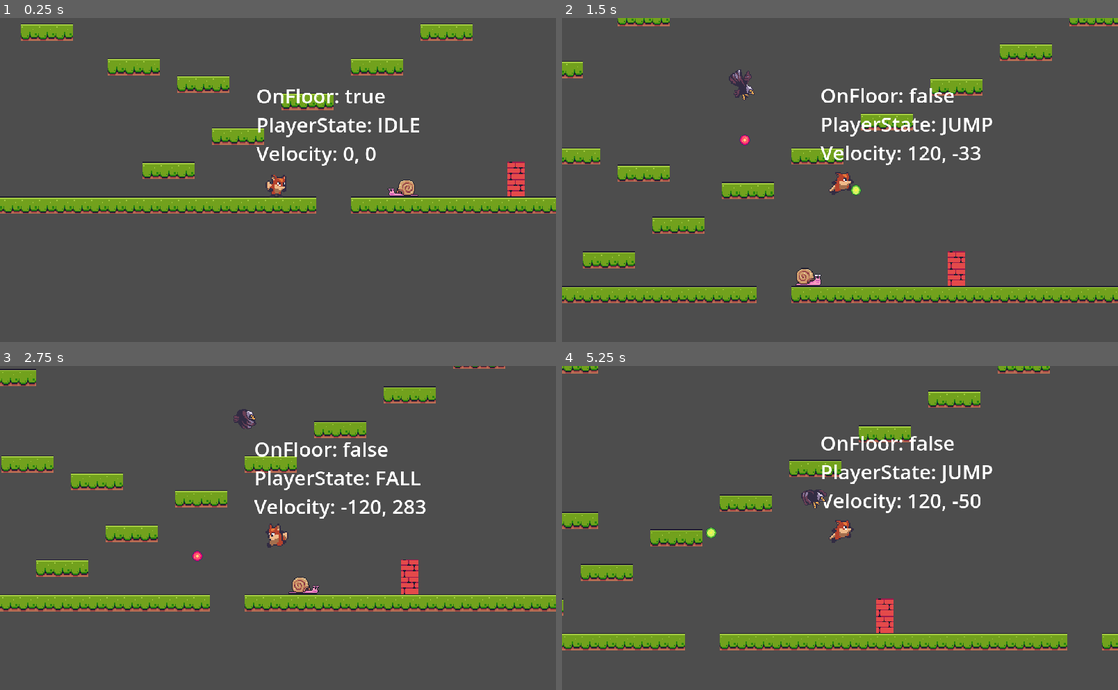
Above: before the commit, frames 1-4 (two rows, left to right).
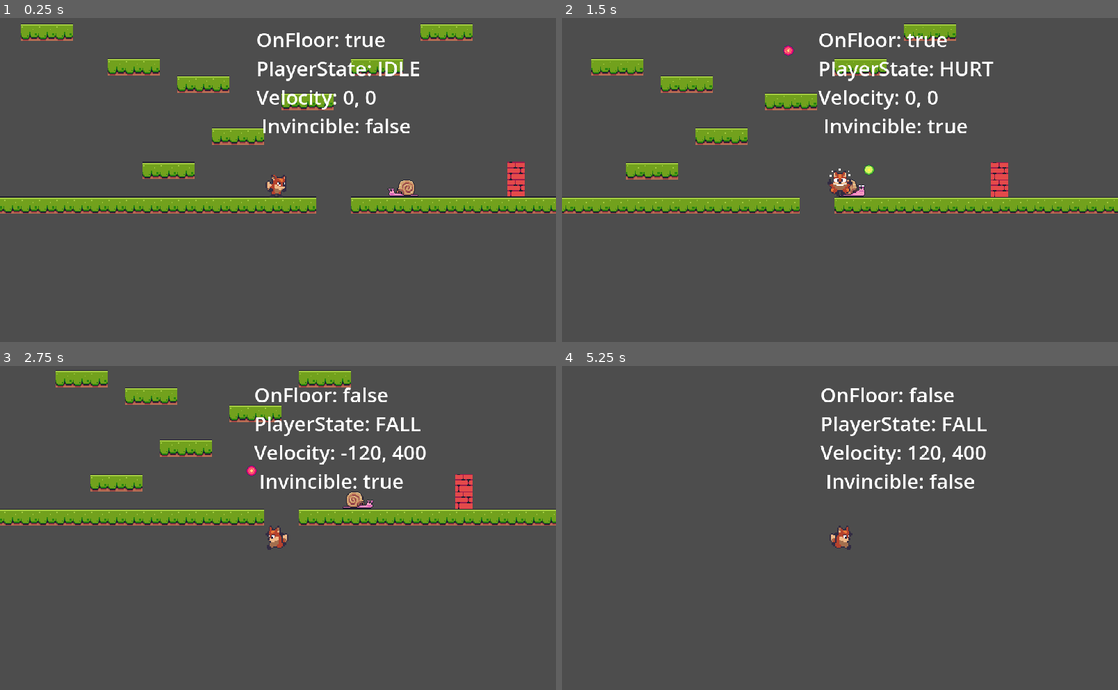
Above: after the commit, the same moments.

Repository: pawan-bilkhu/foxyAntics
Game: Godot game, scene res://level_base/level_base.tscn
Same seed, same stepped clock (60 frames per second), same inputs: the game is played once before the commit and once after it. The project has no main scene, so this scene is started directly.
Inputs:
- Up to frame 1 (0.25 s): no input
- Up to frame 2 (1.5 s): hold W (jump) 0.53-1.28 s; hold D (right) from 0.53 s (still down); tap Space (shoot) at 1.35 s
- Up to frame 3 (2.75 s): tap W (jump) at 1.52, 1.55, 1.82 s; release D (right) at 2.03 s; hold A (left) from 2.03 s (still down); hold W (jump) from 2.03 s (still down)
- Up to frame 4 (5.25 s): release A (left) at 2.78 s; release W (jump) at 2.78 s; hold D (right) 2.78-4.28 s; tap Space (shoot) at 2.85, 4.35 s; tap W (jump) at 3.02, 3.05, 3.32, 4.52, 4.55, 4.82 s; hold W (jump) 3.53-4.28 s; hold A (left) 4.28-5.03 s; hold D (right) from 5.03 s (still down); hold W (jump) from 5.03 s (still down)

The runs differ from the first frame. In frame 1, 2.5% of the frame differs, in the area x 46-76%, y 4-46%; in frame 2, 22%, in the area x 0-100%, y 0-89%; in frame 3, 21%; in frame 4, 12%.

Commit message:
Added pick up items that generate upon an enemy being destroyed, added hurt state for player

Diff:
--- a/enemies/enemy_base/enemy_base.gd
+++ b/enemies/enemy_base/enemy_base.gd
@@ -39,7 +39,8 @@
 
 	_is_dead = true
 	SignalManager.on_enemy_hit.emit(points, global_position)
-	ObjectGenerator.create_explosion(global_position)
+	ObjectGenerator.create_simple_scene(global_position, ObjectGenerator.SCENE_KEY.EXPLOSION)
+	ObjectGenerator.create_simple_scene(global_position, ObjectGenerator.SCENE_KEY.FRUIT_PICK_UP)
 	set_physics_process(false)
 	hide()
 	queue_free()
--- /dev/null
+++ b/fruit_pick_up/fruit_pick_up.gd
@@ -0,0 +1,45 @@
+extends Area2D
+
+@onready var animated_sprite_2d = $AnimatedSprite2D
+
+const FRUITS: Array = ["banana", "cherry", "kiwi", "melon"]
+const GRAVITY: float = 160
+const JUMP_VELOCITY: float = -80.0
+const POINTS: int = 2
+
+var _starting_position_y: float
+var _velocity_y: float = JUMP_VELOCITY
+var _is_stopped: bool = false
+
+# Called when the node enters the scene tree for the first time.
+func _ready():
+	_starting_position_y = global_position.y
+	animated_sprite_2d.play(FRUITS.pick_random())
+
+
+# Called every frame. 'delta' is the elapsed time since the previous frame.
+func _process(delta):
+	if _is_stopped:
+		return
+
+	position.y += _velocity_y * delta
+	_velocity_y += GRAVITY * delta
+
+	if global_position.y > _starting_position_y:
+		_is_stopped = true
+
+
+func destroy() -> void:
+	set_process(false)
+	hide()
+	queue_free()
+
+
+func _on_life_span_timer_timeout():
+	destroy()
+
+
+func _on_area_entered(area):
+	print("Got fruit pick up")
+	SignalManager.on_fruit_pick_up_hit.emit(POINTS)
+	destroy()
--- /dev/null
+++ b/fruit_pick_up/fruit_pick_up.tscn
@@ -0,0 +1,531 @@
+[gd_scene load_steps=76 format=3 uid="uid://c4e4atplntjxv"]
+
+[ext_resource type="Script" path="res://fruit_pick_up/fruit_pick_up.gd" id="1_2xl23"]
+[ext_resource type="Texture2D" uid="uid://c602pvya5tjes" path="res://assets/items/Bananas.png" id="1_hghkn"]
+[ext_resource type="Texture2D" uid="uid://c0tttb3p00k4i" path="res://assets/items/Cherries.png" id="2_drs20"]
+[ext_resource type="Texture2D" uid="uid://dsjoq2wmp3w88" path="res://assets/items/Kiwi.png" id="3_0ysp2"]
+[ext_resource type="Texture2D" uid="uid://737ukl1eiisq" path="res://assets/items/Melon.png" id="4_8nepc"]
+
+[sub_resource type="AtlasTexture" id="AtlasTexture_edcie"]
+atlas = ExtResource("1_hghkn")
+region = Rect2(0, 0, 32, 32)
+
+[sub_resource type="AtlasTexture" id="AtlasTexture_jb7hn"]
+atlas = ExtResource("1_hghkn")
+region = Rect2(32, 0, 32, 32)
+
+[sub_resource type="AtlasTexture" id="AtlasTexture_dfcdp"]
+atlas = ExtResource("1_hghkn")
+region = Rect2(64, 0, 32, 32)
+
+[sub_resource type="AtlasTexture" id="AtlasTexture_ofixe"]
+atlas = ExtResource("1_hghkn")
+region = Rect2(96, 0, 32, 32)
+
+[sub_resource type="AtlasTexture" id="AtlasTexture_tdeut"]
+atlas = ExtResource("1_hghkn")
+region = Rect2(128, 0, 32, 32)
+
+[sub_resource type="AtlasTexture" id="AtlasTexture_n0k4b"]
+atlas = ExtResource("1_hghkn")
+region = Rect2(160, 0, 32, 32)
+
+[sub_resource type="AtlasTexture" id="AtlasTexture_73r5h"]
+atlas = ExtResource("1_hghkn")
+region = Rect2(192, 0, 32, 32)
+
+[sub_resource type="AtlasTexture" id="AtlasTexture_iy3dv"]
+atlas = ExtResource("1_hghkn")
+region = Rect2(224, 0, 32, 32)
+
+[sub_resource type="AtlasTexture" id="AtlasTexture_sjsmk"]
+atlas = ExtResource("1_hghkn")
+region = Rect2(256, 0, 32, 32)
+
+[sub_resource type="AtlasTexture" id="AtlasTexture_3vwwu"]
+atlas = ExtResource("1_hghkn")
+region = Rect2(288, 0, 32, 32)
+
+[sub_resource type="AtlasTexture" id="AtlasTexture_tvtcb"]
+atlas = ExtResource("1_hghkn")
+region = Rect2(320, 0, 32, 32)
+
+[sub_resource type="AtlasTexture" id="AtlasTexture_6aykl"]
+atlas = ExtResource("1_hghkn")
+region = Rect2(352, 0, 32, 32)
+
+[sub_resource type="AtlasTexture" id="AtlasTexture_ks1au"]
+atlas = ExtResource("1_hghkn")
+region = Rect2(384, 0, 32, 32)
+
+[sub_resource type="AtlasTexture" id="AtlasTexture_kxmpo"]
+atlas = ExtResource("1_hghkn")
+region = Rect2(416, 0, 32, 32)
+
+[sub_resource type="AtlasTexture" id="AtlasTexture_0ido5"]
+atlas = ExtResource("1_hghkn")
+region = Rect2(448, 0, 32, 32)
+
+[sub_resource type="AtlasTexture" id="AtlasTexture_hggqe"]
+atlas = ExtResource("1_hghkn")
+region = Rect2(480, 0, 32, 32)
+
+[sub_resource type="AtlasTexture" id="AtlasTexture_2jgjr"]
+atlas = ExtResource("1_hghkn")
+region = Rect2(512, 0, 32, 32)
+
+[sub_resource type="AtlasTexture" id="AtlasTexture_fa5bi"]
+atlas = ExtResource("2_drs20")
+region = Rect2(0, 0, 32, 32)
+
+[sub_resource type="AtlasTexture" id="AtlasTexture_mo5mo"]
+atlas = ExtResource("2_drs20")
+region = Rect2(32, 0, 32, 32)
+
+[sub_resource type="AtlasTexture" id="AtlasTexture_q8nqk"]
+atlas = ExtResource("2_drs20")
+region = Rect2(64, 0, 32, 32)
+
+[sub_resource type="AtlasTexture" id="AtlasTexture_sxuvq"]
+atlas = ExtResource("2_drs20")
+region = Rect2(96, 0, 32, 32)
+
+[sub_resource type="AtlasTexture" id="AtlasTexture_0wlky"]
+atlas = ExtResource("2_drs20")
+region = Rect2(128, 0, 32, 32)
+
+[sub_resource type="AtlasTexture" id="AtlasTexture_ocdxn"]
+atlas = ExtResource("2_drs20")
+region = Rect2(160, 0, 32, 32)
+
+[sub_resource type="AtlasTexture" id="AtlasTexture_iqp6e"]
+atlas = ExtResource("2_drs20")
+region = Rect2(192, 0, 32, 32)
+
+[sub_resource type="AtlasTexture" id="AtlasTexture_qeye8"]
+atlas = ExtResource("2_drs20")
+region = Rect2(224, 0, 32, 32)
+
+[sub_resource type="AtlasTexture" id="AtlasTexture_dt58p"]
+atlas = ExtResource("2_drs20")
+region = Rect2(256, 0, 32, 32)
+
+[sub_resource type="AtlasTexture" id="AtlasTexture_qjgb4"]
+atlas = ExtResource("2_drs20")
+region = Rect2(288, 0, 32, 32)
+
+[sub_resource type="AtlasTexture" id="AtlasTexture_ad2od"]
+atlas = ExtResource("2_drs20")
+region = Rect2(320, 0, 32, 32)
+
+[sub_resource type="AtlasTexture" id="AtlasTexture_y02ru"]
+atlas = ExtResource("2_drs20")
+region = Rect2(352, 0, 32, 32)
+
+[sub_resource type="AtlasTexture" id="AtlasTexture_07vq2"]
+atlas = ExtResource("2_drs20")
+region = Rect2(384, 0, 32, 32)
+
+[sub_resource type="AtlasTexture" id="AtlasTexture_lspy1"]
+atlas = ExtResource("2_drs20")
+region = Rect2(416, 0, 32, 32)
+
+[sub_resource type="AtlasTexture" id="AtlasTexture_vwjjp"]
+atlas = ExtResource("2_drs20")
+region = Rect2(448, 0, 32, 32)
+
+[sub_resource type="AtlasTexture" id="AtlasTexture_wnp5y"]
+atlas = ExtResource("2_drs20")
+region = Rect2(480, 0, 32, 32)
+
+[sub_resource type="AtlasTexture" id="AtlasTexture_3wws1"]
+atlas = ExtResource("2_drs20")
+region = Rect2(512, 0, 32, 32)
+
+[sub_resource type="AtlasTexture" id="AtlasTexture_cilmp"]
+atlas = ExtResource("3_0ysp2")
+region = Rect2(0, 0, 32, 32)
+
+[sub_resource type="AtlasTexture" id="AtlasTexture_xqwfu"]
+atlas = ExtResource("3_0ysp2")
+region = Rect2(32, 0, 32, 32)
+
+[sub_resource type="AtlasTexture" id="AtlasTexture_qur1i"]
+atlas = ExtResource("3_0ysp2")
+region = Rect2(64, 0, 32, 32)
+
+[sub_resource type="AtlasTexture" id="AtlasTexture_1u1kf"]
+atlas = ExtResource("3_0ysp2")
+region = Rect2(96, 0, 32, 32)
+
+[sub_resource type="AtlasTexture" id="AtlasTexture_do3r0"]
+atlas = ExtResource("3_0ysp2")
+region = Rect2(128, 0, 32, 32)
+
+[sub_resource type="AtlasTexture" id="AtlasTexture_sk4yw"]
+atlas = ExtResource("3_0ysp2")
+region = Rect2(160, 0, 32, 32)
+
+[sub_resource type="AtlasTexture" id="AtlasTexture_bt1tr"]
+atlas = ExtResource("3_0ysp2")
+region = Rect2(192, 0, 32, 32)
+
+[sub_resource type="AtlasTexture" id="AtlasTexture_8vs6j"]
+atlas = ExtResource("3_0ysp2")
+region = Rect2(224, 0, 32, 32)
+
+[sub_resource type="AtlasTexture" id="AtlasTexture_4qqbd"]
+atlas = ExtResource("3_0ysp2")
+region = Rect2(256, 0, 32, 32)
+
+[sub_resource type="AtlasTexture" id="AtlasTexture_5ryay"]
+atlas = ExtResource("3_0ysp2")
+region = Rect2(288, 0, 32, 32)
+
+[sub_resource type="AtlasTexture" id="AtlasTexture_qk7wr"]
+atlas = ExtResource("3_0ysp2")
+region = Rect2(320, 0, 32, 32)
+
+[sub_resource type="AtlasTexture" id="AtlasTexture_18qqo"]
+atlas = ExtResource("3_0ysp2")
+region = Rect2(352, 0, 32, 32)
+
+[sub_resource type="AtlasTexture" id="AtlasTexture_4043d"]
+atlas = ExtResource("3_0ysp2")
+region = Rect2(384, 0, 32, 32)
+
+[sub_resource type="AtlasTexture" id="AtlasTexture_lkqym"]
+atlas = ExtResource("3_0ysp2")
+region = Rect2(416, 0, 32, 32)
+
+[sub_resource type="AtlasTexture" id="AtlasTexture_hrfp0"]
+atlas = ExtResource("3_0ysp2")
+region = Rect2(448, 0, 32, 32)
+
+[sub_resource type="AtlasTexture" id="AtlasTexture_84vqw"]
+atlas = ExtResource("3_0ysp2")
+region = Rect2(480, 0, 32, 32)
+
+[sub_resource type="AtlasTexture" id="AtlasTexture_dqu1u"]
+atlas = ExtResource("3_0ysp2")
+region = Rect2(512, 0, 32, 32)
+
+[sub_resource type="AtlasTexture" id="AtlasTexture_568yy"]
+atlas = ExtResource("4_8nepc")
+region = Rect2(0, 0, 32, 32)
+
+[sub_resource type="AtlasTexture" id="AtlasTexture_nvjas"]
+atlas = ExtResource("4_8nepc")
+region = Rect2(32, 0, 32, 32)
+
+[sub_resource type="AtlasTexture" id="AtlasTexture_okd46"]
+atlas = ExtResource("4_8nepc")
+region = Rect2(64, 0, 32, 32)
+
+[sub_resource type="AtlasTexture" id="AtlasTexture_nce7n"]
+atlas = ExtResource("4_8nepc")
+region = Rect2(96, 0, 32, 32)
+
+[sub_resource type="AtlasTexture" id="AtlasTexture_v0nec"]
+atlas = ExtResource("4_8nepc")
+region = Rect2(128, 0, 32, 32)
+
+[sub_resource type="AtlasTexture" id="AtlasTexture_mrtkp"]
+atlas = ExtResource("4_8nepc")
+region = Rect2(160, 0, 32, 32)
+
+[sub_resource type="AtlasTexture" id="AtlasTexture_x77em"]
+atlas = ExtResource("4_8nepc")
+region = Rect2(192, 0, 32, 32)
+
+[sub_resource type="AtlasTexture" id="AtlasTexture_va2yo"]
+atlas = ExtResource("4_8nepc")
+region = Rect2(224, 0, 32, 32)
+
+[sub_resource type="AtlasTexture" id="AtlasTexture_arufb"]
+atlas = ExtResource("4_8nepc")
+region = Rect2(256, 0, 32, 32)
+
+[sub_resource type="AtlasTexture" id="AtlasTexture_tsham"]
+atlas = ExtResource("4_8nepc")
+region = Rect2(288, 0, 32, 32)
+
+[sub_resource type="AtlasTexture" id="AtlasTexture_yppu8"]
+atlas = ExtResource("4_8nepc")
+region = Rect2(320, 0, 32, 32)
+
+[sub_resource type="AtlasTexture" id="AtlasTexture_8oprb"]
+atlas = ExtResource("4_8nepc")
+region = Rect2(352, 0, 32, 32)
+
+[sub_resource type="AtlasTexture" id="AtlasTexture_syokp"]
+atlas = ExtResource("4_8nepc")
+region = Rect2(384, 0, 32, 32)
+
+[sub_resource type="AtlasTexture" id="AtlasTexture_6otyv"]
+atlas = ExtResource("4_8nepc")
+region = Rect2(416, 0, 32, 32)
+
+[sub_resource type="AtlasTexture" id="AtlasTexture_e7rp6"]
+atlas = ExtResource("4_8nepc")
+region = Rect2(448, 0, 32, 32)
+
+[sub_resource type="AtlasTexture" id="AtlasTexture_36lym"]
+atlas = ExtResource("4_8nepc")
+region = Rect2(480, 0, 32, 32)
+
+[sub_resource type="AtlasTexture" id="AtlasTexture_8lfo7"]
+atlas = ExtResource("4_8nepc")
+region = Rect2(512, 0, 32, 32)
+
+[sub_resource type="SpriteFrames" id="SpriteFrames_weyg4"]
+animations = [{
+"frames": [{
+"duration": 1.0,
+"texture": SubResource("AtlasTexture_edcie")
+}, {
+"duration": 1.0,
+"texture": SubResource("AtlasTexture_jb7hn")
+}, {
+"duration": 1.0,
+"texture": SubResource("AtlasTexture_dfcdp")
+}, {
+"duration": 1.0,
+"texture": SubResource("AtlasTexture_ofixe")
+}, {
+"duration": 1.0,
+"texture": SubResource("AtlasTexture_tdeut")
+}, {
+"duration": 1.0,
+"texture": SubResource("AtlasTexture_n0k4b")
+}, {
+"duration": 1.0,
+"texture": SubResource("AtlasTexture_73r5h")
+}, {
+"duration": 1.0,
+"texture": SubResource("AtlasTexture_iy3dv")
+}, {
+"duration": 1.0,
+"texture": SubResource("AtlasTexture_sjsmk")
+}, {
+"duration": 1.0,
+"texture": SubResource("AtlasTexture_3vwwu")
+}, {
+"duration": 1.0,
+"texture": SubResource("AtlasTexture_tvtcb")
+}, {
+"duration": 1.0,
+"texture": SubResource("AtlasTexture_6aykl")
+}, {
+"duration": 1.0,
+"texture": SubResource("AtlasTexture_ks1au")
+}, {
+"duration": 1.0,
+"texture": SubResource("AtlasTexture_kxmpo")
+}, {
+"duration": 1.0,
+"texture": SubResource("AtlasTexture_0ido5")
+}, {
+"duration": 1.0,
+"texture": SubResource("AtlasTexture_hggqe")
+}, {
+"duration": 1.0,
+"texture": SubResource("AtlasTexture_2jgjr")
+}],
+"loop": true,
+"name": &"banana",
+"speed": 16.0
+}, {
+"frames": [{
+"duration": 1.0,
+"texture": SubResource("AtlasTexture_fa5bi")
+}, {
+"duration": 1.0,
+"texture": SubResource("AtlasTexture_mo5mo")
+}, {
+"duration": 1.0,
+"texture": SubResource("AtlasTexture_q8nqk")
+}, {
+"duration": 1.0,
+"texture": SubResource("AtlasTexture_sxuvq")
+}, {
+"duration": 1.0,
+"texture": SubResource("AtlasTexture_0wlky")
+}, {
+"duration": 1.0,
+"texture": SubResource("AtlasTexture_ocdxn")
+}, {
+"duration": 1.0,
+"texture": SubResource("AtlasTexture_iqp6e")
+}, {
+"duration": 1.0,
+"texture": SubResource("AtlasTexture_qeye8")
+}, {
+"duration": 1.0,
+"texture": SubResource("AtlasTexture_dt58p")
+}, {
+"duration": 1.0,
+"texture": SubResource("AtlasTexture_qjgb4")
+}, {
+"duration": 1.0,
+"texture": SubResource("AtlasTexture_ad2od")
+}, {
+"duration": 1.0,
+"texture": SubResource("AtlasTexture_y02ru")
+}, {
+"duration": 1.0,
+"texture": SubResource("AtlasTexture_07vq2")
+}, {
+"duration": 1.0,
+"texture": SubResource("AtlasTexture_lspy1")
+}, {
+"duration": 1.0,
+"texture": SubResource("AtlasTexture_vwjjp")
+}, {
+"duration": 1.0,
+"texture": SubResource("AtlasTexture_wnp5y")
+}, {
+"duration": 1.0,
+"texture": SubResource("AtlasTexture_3wws1")
+}],
+"loop": true,
+"name": &"cherry",
+"speed": 16.0
+}, {
+"frames": [{
+"duration": 1.0,
+"texture": SubResource("AtlasTexture_cilmp")
+}, {
+"duration": 1.0,
+"texture": SubResource("AtlasTexture_xqwfu")
+}, {
+"duration": 1.0,
+"texture": SubResource("AtlasTexture_qur1i")
+}, {
+"duration": 1.0,
+"texture": SubResource("AtlasTexture_1u1kf")
+}, {
+"duration": 1.0,
+"texture": SubResource("AtlasTexture_do3r0")
+}, {
+"duration": 1.0,
+"texture": SubResource("AtlasTexture_sk4yw")
+}, {
+"duration": 1.0,
+"texture": SubResource("AtlasTexture_bt1tr")
+}, {
+"duration": 1.0,
+"texture": SubResource("AtlasTexture_8vs6j")
+}, {
+"duration": 1.0,
+"texture": SubResource("AtlasTexture_4qqbd")
+}, {
+"duration": 1.0,
+"texture": SubResource("AtlasTexture_5ryay")
+}, {
+"duration": 1.0,
+"texture": SubResource("AtlasTexture_qk7wr")
+}, {
+"duration": 1.0,
+"texture": SubResource("AtlasTexture_18qqo")
+}, {
+"duration": 1.0,
+"texture": SubResource("AtlasTexture_4043d")
+}, {
+"duration": 1.0,
+"texture": SubResource("AtlasTexture_lkqym")
+}, {
+"duration": 1.0,
+"texture": SubResource("AtlasTexture_hrfp0")
+}, {
+"duration": 1.0,
+"texture": SubResource("AtlasTexture_84vqw")
+}, {
+"duration": 1.0,
+"texture": SubResource("AtlasTexture_dqu1u")
+}],
+"loop": true,
+"name": &"kiwi",
+"speed": 16.0
+}, {
+"frames": [{
+"duration": 1.0,
+"texture": SubResource("AtlasTexture_568yy")
+}, {
+"duration": 1.0,
+"texture": SubResource("AtlasTexture_nvjas")
+}, {
+"duration": 1.0,
+"texture": SubResource("AtlasTexture_okd46")
+}, {
+"duration": 1.0,
+"texture": SubResource("AtlasTexture_nce7n")
+}, {
+"duration": 1.0,
+"texture": SubResource("AtlasTexture_v0nec")
+}, {
+"duration": 1.0,
+"texture": SubResource("AtlasTexture_mrtkp")
+}, {
+"duration": 1.0,
+"texture": SubResource("AtlasTexture_x77em")
+}, {
+"duration": 1.0,
+"texture": SubResource("AtlasTexture_va2yo")
+}, {
+"duration": 1.0,
+"texture": SubResource("AtlasTexture_arufb")
+}, {
+"duration": 1.0,
+"texture": SubResource("AtlasTexture_tsham")
+}, {
+"duration": 1.0,
+"texture": SubResource("AtlasTexture_yppu8")
+}, {
+"duration": 1.0,
+"texture": SubResource("AtlasTexture_8oprb")
+}, {
+"duration": 1.0,
+"texture": SubResource("AtlasTexture_syokp")
+}, {
+"duration": 1.0,
+"texture": SubResource("AtlasTexture_6otyv")
+}, {
+"duration": 1.0,
+"texture": SubResource("AtlasTexture_e7rp6")
+}, {
+"duration": 1.0,
+"texture": SubResource("AtlasTexture_36lym")
+}, {
+"duration": 1.0,
+"texture": SubResource("AtlasTexture_8lfo7")
+}],
+"loop": true,
+"name": &"melon",
+"speed": 16.0
+}]
+
+[sub_resource type="CircleShape2D" id="CircleShape2D_tljxy"]
+radius = 7.07107
+
+[node name="FruitPickUp" type="Area2D"]
+collision_layer = 0
+collision_mask = 2
+script = ExtResource("1_2xl23")
+
+[node name="AnimatedSprite2D" type="AnimatedSprite2D" parent="."]
+sprite_frames = SubResource("SpriteFrames_weyg4")
+animation = &"banana"
+frame = 5
+frame_progress = 0.934977
+
+[node name="CollisionShape2D" type="CollisionShape2D" parent="."]
+shape = SubResource("CircleShape2D_tljxy")
+
+[node name="LifeSpanTimer" type="Timer" parent="."]
+wait_time = 4.0
+one_shot = true
+autostart = true
+
+[connection signal="area_entered" from="." to="." method="_on_area_entered"]
+[connection signal="timeout" from="LifeSpanTimer" to="." method="_on_life_span_timer_timeout"]
--- a/player/player.gd
+++ b/player/player.gd
@@ -7,17 +7,22 @@
 @onready var debug_label = $DebugLabel
 @onready var sprite_2d = $Sprite2D
 @onready var animation_player = $AnimationPlayer
+@onready var animation_player_invincible = $AnimationPlayerInvincible
+@onready var invincible_timer = $InvincibleTimer
+@onready var hurt_timer = $HurtTimer
+
 
 
 const GRAVITY: float = 1000.0
 const RUN_SPEED: float = 120.0
 const MAX_JUMP_VELOCITY: float = 400.0
-const HURT_DURATION: float = 0.3
 const JUMP_VELOCITY: float = -400.0
+const HURT_JUMP_VELOCITY: Vector2 = Vector2(0, -150.0)
 
 enum PLAYER_STATE { IDLE, RUN, JUMP, FALL, HURT}
 
 var _state: PLAYER_STATE = PLAYER_STATE.IDLE
+var _is_invincible: bool = false
 
 # Called when the node enters the scene tree for the first time.
 func _ready():
@@ -39,11 +44,12 @@
 		shoot()
 
 func update_debug_label() -> void:
-	debug_label.text = "OnFloor: %s \nPlayerState: %s \nVelocity: %.0f, %.0f " % [
+	debug_label.text = "OnFloor: %s \nPlayerState: %s \nVelocity: %.0f, %.0f\n Invincible: %s " % [
 		is_on_floor(),
 		PLAYER_STATE.keys()[_state],
 		velocity.x,
 		velocity.y,
+		_is_invincible,
 	]
 
 
@@ -55,6 +61,10 @@
 
 
 func get_input() -> void:
+	if _state == PLAYER_STATE.HURT:
+		return
+
+
 	velocity.x = 0
 	if Input.is_action_pressed("left"):
 		velocity.x = -RUN_SPEED
@@ -62,7 +72,7 @@
 	elif Input.is_action_pressed("right"):
 		velocity.x = RUN_SPEED
 		sprite_2d.flip_h = false
-	if Input.is_action_pressed("jump") and is_on_floor():
+	if Input.is_action_just_pressed("jump") and is_on_floor():
 		velocity.y = JUMP_VELOCITY
 		SoundManager.play_clip(sound_player, SoundManager.SOUND_JUMP)
 
@@ -83,6 +93,7 @@
 			set_state(PLAYER_STATE.FALL)
 		else:
 			set_state(PLAYER_STATE.JUMP)
+
 
 func set_state(new_state: PLAYER_STATE) -> void:
 	if new_state == _state:
@@ -106,5 +117,37 @@
 
 
 
+func activate_invincibility() -> void:
+	_is_invincible = true
+	animation_player_invincible.play("invincible")
+	invincible_timer.start()
+
+
+func apply_hit_jump() -> void:
+	set_state(PLAYER_STATE.HURT)
+	animation_player.play("hurt")
+	velocity = HURT_JUMP_VELOCITY
+	hurt_timer.start()
+
+
+func hit_received() -> void:
+	if _is_invincible:
+		return
+
+	activate_invincibility()
+	apply_hit_jump()
+	SoundManager.play_clip(sound_player, SoundManager.SOUND_DAMAGE)
+
+
 func _on_hit_box_area_entered(area):
-	print("Player Hit: ", area)
+	# print("Player Hit: ", area)
+	hit_received()
+
+
+func _on_invincible_timer_timeout():
+	_is_invincible = false
+	animation_player_invincible.stop()
+
+
+func _on_hurt_timer_timeout():
+	set_state(PLAYER_STATE.IDLE)
--- a/player/player.tscn
+++ b/player/player.tscn
@@ -120,6 +120,44 @@
 radius = 6.0
 height = 18.0
 
+[sub_resource type="Animation" id="Animation_dkqal"]
+resource_name = "invincible"
+length = 0.4
+loop_mode = 1
+tracks/0/type = "value"
+tracks/0/imported = false
+tracks/0/enabled = true
+tracks/0/path = NodePath("Sprite2D:self_modulate")
+tracks/0/interp = 1
+tracks/0/loop_wrap = true
+tracks/0/keys = {
+"times": PackedFloat32Array(0, 0.1, 0.2),
+"transitions": PackedFloat32Array(1, 1, 1),
+"update": 0,
+"values": [Color(1, 1, 1, 1), Color(1, 1, 1, 0), Color(1, 1, 1, 1)]
+}
+
+[sub_resource type="Animation" id="Animation_js8a5"]
+length = 0.001
+tracks/0/type = "value"
+tracks/0/imported = false
+tracks/0/enabled = true
+tracks/0/path = NodePath("Sprite2D:self_modulate")
+tracks/0/interp = 1
+tracks/0/loop_wrap = true
+tracks/0/keys = {
+"times": PackedFloat32Array(0),
+"transitions": PackedFloat32Array(1),
+"update": 0,
+"values": [Color(1, 1, 1, 1)]
+}
+
+[sub_resource type="AnimationLibrary" id="AnimationLibrary_4wtea"]
+_data = {
+"RESET": SubResource("Animation_js8a5"),
+"invincible": SubResource("Animation_dkqal")
+}
+
 [node name="Player" type="CharacterBody2D" groups=["player"]]
 collision_layer = 0
 script = ExtResource("1_otm3g")
@@ -141,9 +179,9 @@
 
 [node name="DebugLabel" type="Label" parent="."]
 offset_left = -20.0
-offset_top = -91.0
+offset_top = -143.0
 offset_right = 78.0
-offset_bottom = 116.0
+offset_bottom = 64.0
 scale = Vector2(0.384383, 0.384383)
 theme_override_font_sizes/font_size = 48
 text = "asdf
@@ -164,4 +202,19 @@
 speed = 200.0
 shoot_interval = 1.0
 
+[node name="AnimationPlayerInvincible" type="AnimationPlayer" parent="."]
+libraries = {
+"": SubResource("AnimationLibrary_4wtea")
+}
+
+[node name="InvincibleTimer" type="Timer" parent="."]
+wait_time = 3.0
+one_shot = true
+
+[node name="HurtTimer" type="Timer" parent="."]
+wait_time = 0.4
+one_shot = true
+
 [connection signal="area_entered" from="HitBox" to="." method="_on_hit_box_area_entered"]
+[connection signal="timeout" from="InvincibleTimer" to="." method="_on_invincible_timer_timeout"]
+[connection signal="timeout" from="HurtTimer" to="." method="_on_hurt_timer_timeout"]
--- a/singletons/object_generator.gd
+++ b/singletons/object_generator.gd
@@ -1,13 +1,17 @@
 extends Node
 
 enum BULLET_KEY { PLAYER, ENEMY }
+enum SCENE_KEY { EXPLOSION, FRUIT_PICK_UP}
 
 const BULLETS = {
 	BULLET_KEY.PLAYER: preload("res://bullet/bullet_player/bullet_player.tscn"),
 	BULLET_KEY.ENEMY: preload("res://bullet/bullet_enemy/bullet_enemy.tscn")
 }
+const SIMPLE_SCENES = {
+	SCENE_KEY.EXPLOSION: preload("res://explosion/explosion.tscn"),
+	SCENE_KEY.FRUIT_PICK_UP: preload("res://fruit_pick_up/fruit_pick_up.tscn")
+}
 
-const explosion_scene: PackedScene = preload("res://explosion/explosion.tscn")
 
 
 func add_child_deferred(child_to_add) -> void:
@@ -24,7 +28,7 @@
 	new_bullet.global_position = start_position
 	call_add_child(new_bullet)
 
-func create_explosion(start_position: Vector2) -> void:
-	var new_explosion = explosion_scene.instantiate()
+func create_simple_scene(start_position: Vector2, key: SCENE_KEY) -> void:
+	var new_explosion = SIMPLE_SCENES[key].instantiate()
 	new_explosion.global_position = start_position
 	call_add_child(new_explosion)
--- a/singletons/signal_manager.gd
+++ b/singletons/signal_manager.gd
@@ -2,3 +2,4 @@
 
 
 signal on_enemy_hit(points: int, enemy_position: Vector2)
+signal on_fruit_pick_up_hit(points: int)
Not shown: 1 places in player/player.tscn that only renumber resources
